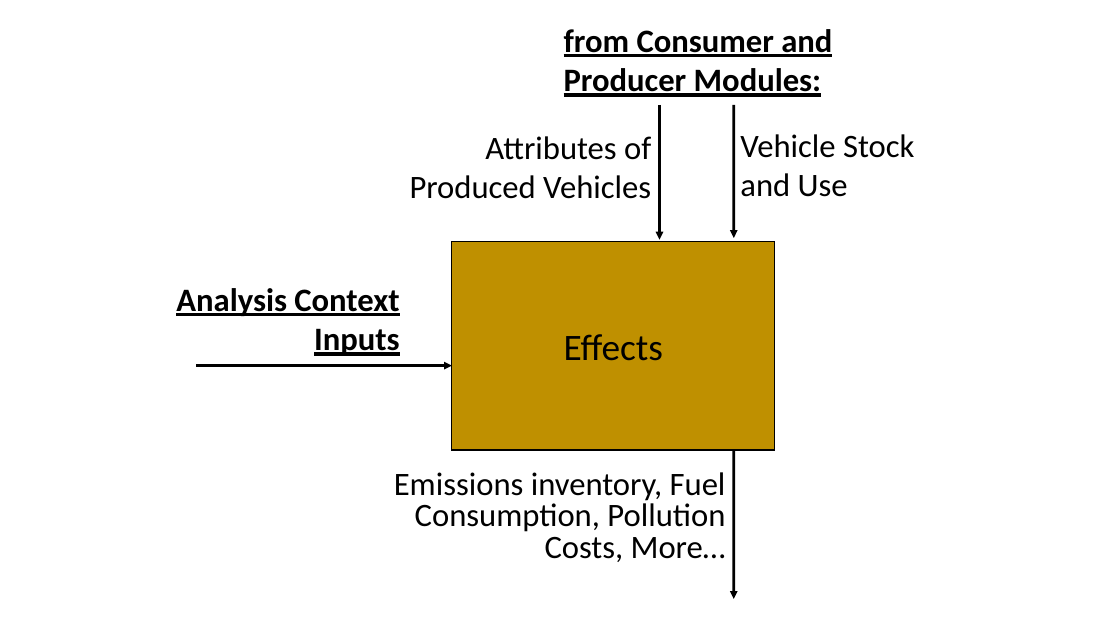
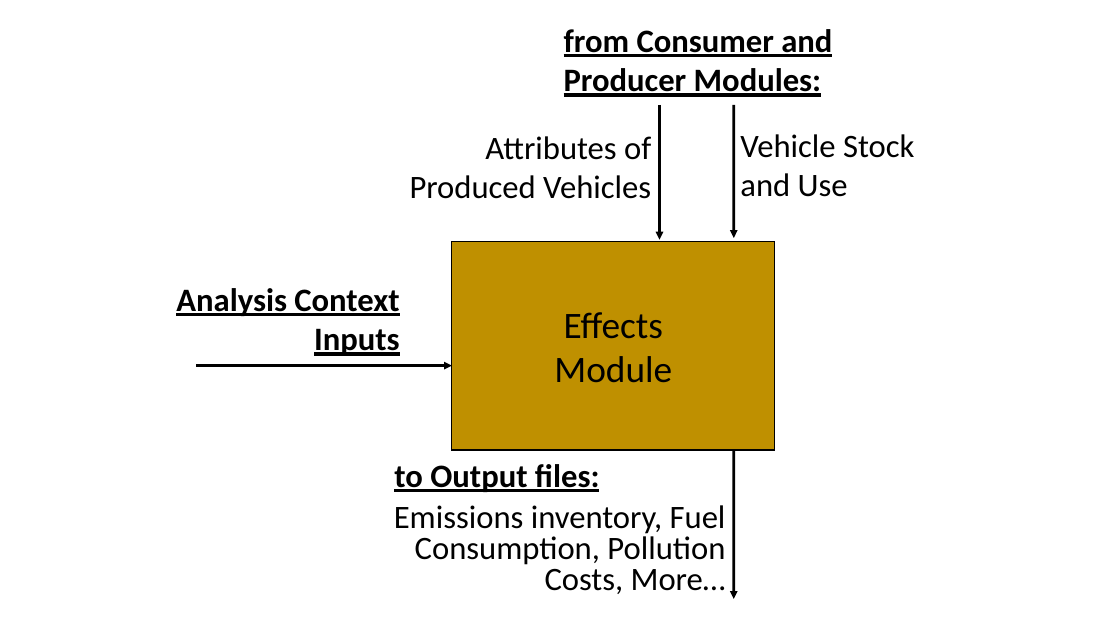
Before and after one commit to USEPA/EPA_OMEGA_Model, a slide deck: slide 8 of doc/source/_static/raw_figures.pptx. Drawn at 1120x630 pixels with LibreOffice and Linux fonts; fonts in the diff are those of the drawing. Boxes give left, top, right and bottom in pixels: in the first picture for what was removed or moved away, otherwise in the second. Text is boxed around its words. In the diff, an @@ line names an element or a change of style, - is before the commit and + after.

```diff
--- a/doc/source/_static/raw_figures.pptx
+++ b/doc/source/_static/raw_figures.pptx
@@ text in rectangle at [554,356,672,383]: paragraph added @@
+Module
@@ text added at [394,464,599,492], 28 pt, text #000000, bold, underline @@
+to Output files:
@@ text "Emissions inventory, Fuel Consumption, Pollution ...": place and size @@
-text "Emissions inventory, Fuel Consumption, Pollution ..." at [394,472,726,562]
+text "Emissions inventory, Fuel Consumption, Pollution ..." at [394,505,726,594]
```
Also in this commit, not shown: 3 other slides changed.
